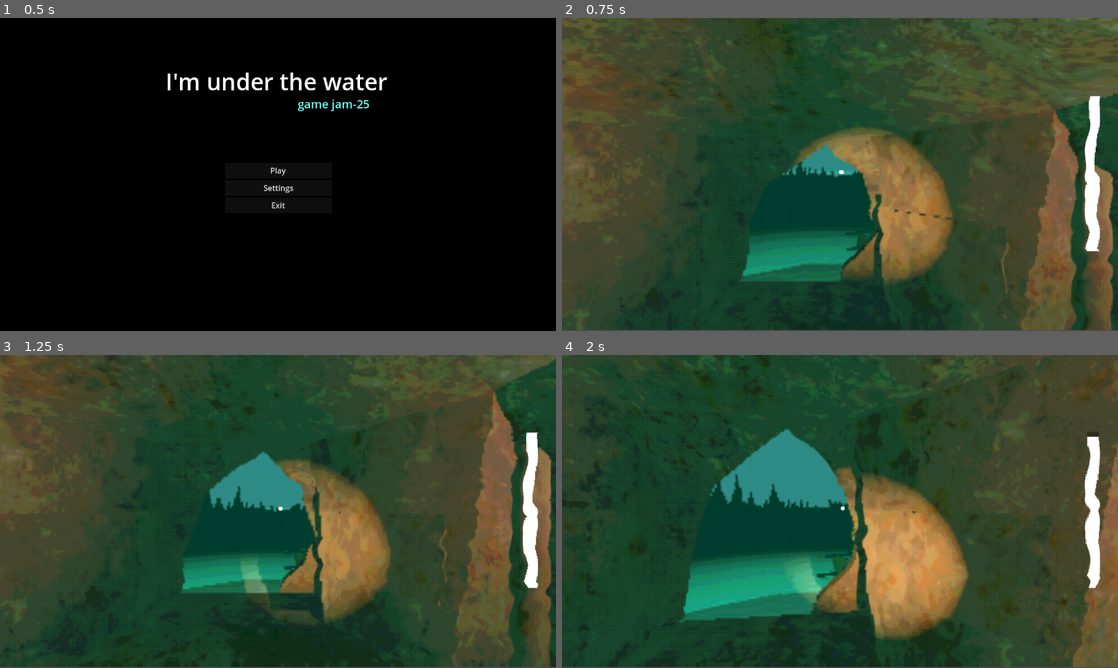
Above: before the commit, frames 1-4 (two rows, left to right).
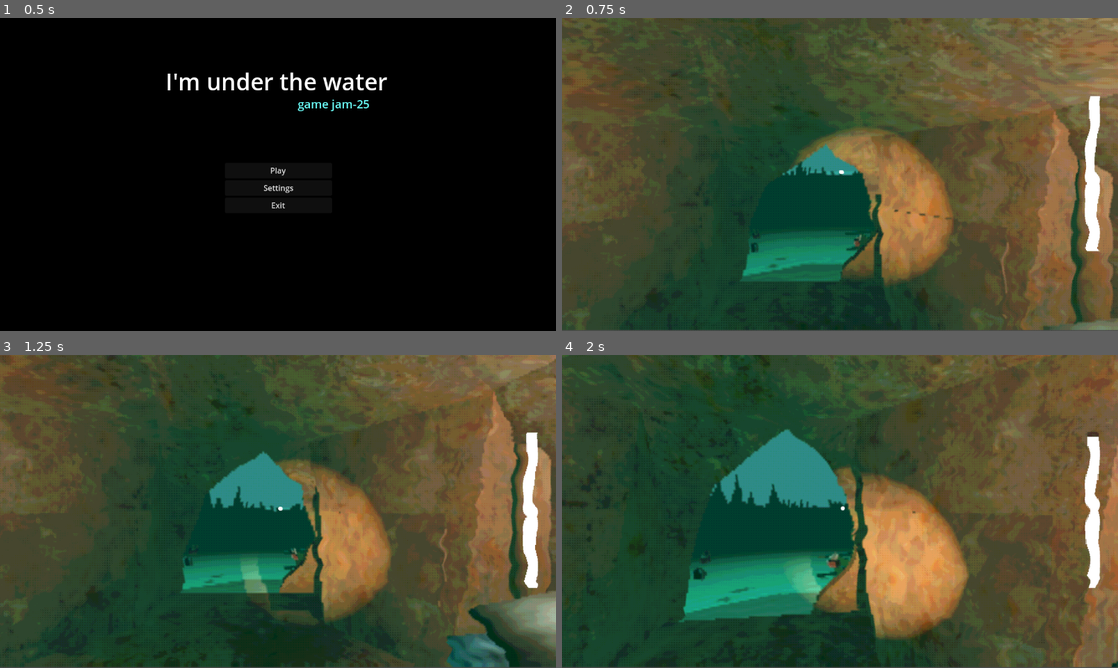
Above: after the commit, the same moments.

Repository: useronym/BubbleGameJam
Game: Godot game, scene res://scenes/mainMenu.tscn
Same seed, same stepped clock (60 frames per second), same inputs: the game is played once before the commit and once after it.
Inputs (mouse positions are in pixels of both pictures, inside the frame that each line leads up to):
- Up to frame 1 (0.5 s): no input
- Up to frame 2 (0.75 s): click "Play" at 0.5 s
- Up to frame 3 (1.25 s): no input
- Up to frame 4 (2 s): tap Enter at 1.25 s; move the mouse to (867, 511) at 1.27 s; hold W (up) from 1.28 s (still down); tap E (interact) at 1.35 s

Frame 1 is identical in both runs. In frame 2, 31% of the frame differs, in the area x 33-100%, y 0-100%; in frame 3, 26%; in frame 4, 28%.

Commit message:
environment fill

Diff:
--- a/main.tscn
+++ b/main.tscn
@@ -1,24 +1,18 @@
-[gd_scene load_steps=22 format=3 uid="uid://piq1qo6dhgdh"]
+[gd_scene load_steps=19 format=3 uid="uid://piq1qo6dhgdh"]
 
 [ext_resource type="PackedScene" uid="uid://brpt71jl5cg2q" path="res://scenes/player.tscn" id="1_8teri"]
 [ext_resource type="Shader" path="res://shaders/ps1.gdshader" id="1_k7buc"]
 [ext_resource type="Texture2D" uid="uid://bfveptx8iejlg" path="res://shaders/damien-ramirez-cg-2.jpg" id="2_l2tep"]
 [ext_resource type="PackedScene" uid="uid://b72hjo0h8mcm6" path="res://scenes/lights.tscn" id="3_r2uqw"]
-[ext_resource type="PackedScene" uid="uid://cn77ildhp66sp" path="res://environment/cornerroad.tscn" id="5_rk2qt"]
 [ext_resource type="PackedScene" uid="uid://dyy7qou5v3pbc" path="res://scenes/bubbles/bubble_area_on_ground.tscn" id="5_teoff"]
-[ext_resource type="PackedScene" uid="uid://dvvyaffq6qj2p" path="res://environment/emptyroad.tscn" id="5_uw7jg"]
-[ext_resource type="PackedScene" uid="uid://dgguda57ajbii" path="res://environment/endroad.tscn" id="6_1xvsr"]
-[ext_resource type="PackedScene" uid="uid://06y4ptj1rbp0" path="res://environment/crossroad.tscn" id="6_gbfun"]
-[ext_resource type="PackedScene" uid="uid://djru8fesjxq8n" path="res://environment/onewallroad.tscn" id="7_ssf3u"]
 [ext_resource type="PackedScene" uid="uid://mtsnhob3ue78" path="res://scenes/level.tscn" id="9_ndpwn"]
 [ext_resource type="PackedScene" uid="uid://df7xv0nfo6bja" path="res://scenes/bubbles/bubble_manager.tscn" id="10_alvmu"]
 [ext_resource type="PackedScene" uid="uid://b2clvwp6pfoxk" path="res://scenes/item/items_manager.tscn" id="13_2j1is"]
+[ext_resource type="AudioStream" uid="uid://6hooqjm4cwgd" path="res://environment/audio/bubble_env.wav" id="15_0f3oo"]
 [ext_resource type="PackedScene" uid="uid://8ctxyxkkmgeo" path="res://scenes/item/item_suit.tscn" id="15_3d437"]
 [ext_resource type="PackedScene" uid="uid://nw1hiirwbbl5" path="res://scenes/item/item_helmet.tscn" id="15_pxotq"]
+[ext_resource type="AudioStream" uid="uid://bm5n0nfltcnio" path="res://environment/audio/drum_env.wav" id="16_kvdhs"]
 [ext_resource type="PackedScene" uid="uid://c0k22utsto20l" path="res://scenes/item/item_tank.tscn" id="16_yh77s"]
-[ext_resource type="PackedScene" uid="uid://bk2mg2c1lcykf" path="res://scenes/item/item.tscn" id="13_o202s"]
-[ext_resource type="AudioStream" uid="uid://6hooqjm4cwgd" path="res://environment/audio/bubble_env.wav" id="15_0f3oo"]
-[ext_resource type="AudioStream" uid="uid://bm5n0nfltcnio" path="res://environment/audio/drum_env.wav" id="16_kvdhs"]
 
 [sub_resource type="ShaderMaterial" id="ShaderMaterial_xegm8"]
 shader = ExtResource("1_k7buc")
@@ -95,21 +89,6 @@
 [node name="lights" parent="SubViewport/Node3D" instance=ExtResource("3_r2uqw")]
 
 [node name="AllModules" type="Node3D" parent="SubViewport/Node3D"]
-
-[node name="cornerroad" parent="SubViewport/Node3D/AllModules" instance=ExtResource("5_rk2qt")]
-transform = Transform3D(-4.37114e-08, 0, 1, 0, 1, 0, -1, 0, -4.37114e-08, -13, 0, 1)
-
-[node name="crossroad" parent="SubViewport/Node3D/AllModules" instance=ExtResource("6_gbfun")]
-transform = Transform3D(1, 0, 0, 0, 1, 0, 0, 0, 1, -23, 0, 6)
-
-[node name="emptyroad" parent="SubViewport/Node3D/AllModules" instance=ExtResource("5_uw7jg")]
-transform = Transform3D(1, 0, 0, 0, 1, 0, 0, 0, 1, -18, 0, 6)
-
-[node name="endroad" parent="SubViewport/Node3D/AllModules" instance=ExtResource("6_1xvsr")]
-transform = Transform3D(1, 0, 0, 0, 1, 0, 0, 0, 1, -18, 0, 1)
-
-[node name="onewallroad" parent="SubViewport/Node3D/AllModules" instance=ExtResource("7_ssf3u")]
-transform = Transform3D(1, 0, 0, 0, 1, 0, 0, 0, 1, -13, 0, 6)
 
 [node name="level" parent="SubViewport/Node3D" instance=ExtResource("9_ndpwn")]
 
--- a/scenes/level.tscn
+++ b/scenes/level.tscn
@@ -9,13 +9,14 @@
 [ext_resource type="PackedScene" uid="uid://d0l8yp4r6apo3" path="res://environment/streightroad.tscn" id="7_88rua"]
 [ext_resource type="PackedScene" uid="uid://d0jvq1crggrcs" path="res://environment/troad.tscn" id="8_wigl6"]
 [ext_resource type="PackedScene" uid="uid://m56m8xnjatn8" path="res://environment/items/rack.tscn" id="9_a2k7y"]
+[ext_resource type="PackedScene" uid="uid://dikryi8cskl07" path="res://environment/items/pillow.tscn" id="10_6bcej"]
+[ext_resource type="PackedScene" uid="uid://crwt3qwq323mk" path="res://environment/items/cans_outside.tscn" id="11_c4urb"]
+[ext_resource type="PackedScene" uid="uid://8glmawo2wqdp" path="res://environment/items/cans.tscn" id="12_4qbtl"]
+[ext_resource type="PackedScene" uid="uid://cymj6e86kyvns" path="res://environment/items/bed.tscn" id="13_e726i"]
 
 [node name="level" type="Node3D"]
 
 [node name="room" parent="." instance=ExtResource("1_1u23y")]
-
-[node name="SubViewport_Node3D_AllModules#cornerroad2" parent="." instance=ExtResource("2_unixm")]
-transform = Transform3D(-4.37114e-08, 0, 1, 0, 1, 0, -1, 0, -4.37114e-08, -24, 0, -19)
 
 [node name="SubViewport_Node3D_AllModules#cornerroad4" parent="." instance=ExtResource("2_unixm")]
 transform = Transform3D(-1, 0, -8.74228e-08, 0, 1, 0, 8.74228e-08, 0, -1, -10, 0, -45)
@@ -26,9 +27,6 @@
 [node name="SubViewport_Node3D_AllModules#cornerroad5" parent="." instance=ExtResource("2_unixm")]
 transform = Transform3D(1, 0, 1.06581e-14, 0, 1, 0, -1.06581e-14, 0, 1, 15, 0, -35)
 
-[node name="SubViewport_Node3D_AllModules#crossroad3" parent="." instance=ExtResource("3_l7jf2")]
-transform = Transform3D(1, 0, 0, 0, 1, 0, 0, 0, 1, -24, 0, -13)
-
 [node name="SubViewport_Node3D_AllModules#crossroad4" parent="." instance=ExtResource("3_l7jf2")]
 transform = Transform3D(1, 0, 0, 0, 1, 0, 0, 0, 1, -5, 0, -40)
 
@@ -38,33 +36,150 @@
 [node name="SubViewport_Node3D_AllModules#crossroad6" parent="." instance=ExtResource("3_l7jf2")]
 transform = Transform3D(1, 0, 0, 0, 1, 0, 0, 0, 1, 0, 0, -40)
 
-[node name="SubViewport_Node3D_AllModules#emptyroad3" parent="." instance=ExtResource("4_82bw6")]
-transform = Transform3D(1, 0, 0, 0, 1, 0, 0, 0, 1, -38, 0, -12)
-
-[node name="SubViewport_Node3D_AllModules#endroad" parent="." instance=ExtResource("5_4ch8v")]
-transform = Transform3D(1, 0, 0, 0, 1, 0, 0, 0, 1, -18, 0, -13)
-
 [node name="SubViewport_Node3D_AllModules#endroad2" parent="." instance=ExtResource("5_4ch8v")]
 transform = Transform3D(-4.37114e-08, 0, 1, 0, 1, 0, -1, 0, -4.37114e-08, -15, 0, -40)
 
 [node name="SubViewport_Node3D_AllModules#endroad4" parent="." instance=ExtResource("5_4ch8v")]
-transform = Transform3D(1, 0, 0, 0, 1, 0, 0, 0, 1, -10, 0, -49)
+transform = Transform3D(1, 0, 0, 0, 1, 0, 0, 0, 1, -10, 0, -50)
 
 [node name="SubViewport_Node3D_AllModules#endroad3" parent="." instance=ExtResource("5_4ch8v")]
 transform = Transform3D(1, 0, 0, 0, 1, 0, 0, 0, 1, -5, 0, -50)
 
 [node name="SubViewport_Node3D_AllModules#onewallroad13" parent="." instance=ExtResource("6_366rb")]
-transform = Transform3D(-1, 0, -8.74226e-08, 0, 1, 0, 8.74226e-08, 0, -1, -39, 0, -18)
-
-[node name="SubViewport_Node3D_AllModules#streightroad4" parent="." instance=ExtResource("7_88rua")]
-transform = Transform3D(1, 0, 0, 0, 1, 0, 0, 0, 1, -18, 0, -19)
+transform = Transform3D(-1, 0, -8.74226e-08, 0, 1, 0, 8.74226e-08, 0, -1, -20, 0, -30)
+
+[node name="SubViewport_Node3D_AllModules#onewallroad14" parent="." instance=ExtResource("6_366rb")]
+transform = Transform3D(-1, 0, -8.74226e-08, 0, 1, 0, 8.74226e-08, 0, -1, -20, 0, -25)
+
+[node name="SubViewport_Node3D_AllModules#onewallroad19" parent="." instance=ExtResource("6_366rb")]
+transform = Transform3D(-1, 0, -8.74226e-08, 0, 1, 0, 8.74226e-08, 0, -1, -20, 0, -40)
+
+[node name="SubViewport_Node3D_AllModules#onewallroad20" parent="." instance=ExtResource("6_366rb")]
+transform = Transform3D(-1, 0, -8.74226e-08, 0, 1, 0, 8.74226e-08, 0, -1, -20, 0, -35)
+
+[node name="SubViewport_Node3D_AllModules#onewallroad21" parent="." instance=ExtResource("6_366rb")]
+transform = Transform3D(-1, 0, -8.74226e-08, 0, 1, 0, 8.74226e-08, 0, -1, -20, 0, -50)
+
+[node name="SubViewport_Node3D_AllModules#onewallroad22" parent="." instance=ExtResource("6_366rb")]
+transform = Transform3D(-1, 0, -8.74226e-08, 0, 1, 0, 8.74226e-08, 0, -1, -20, 0, -45)
+
+[node name="SubViewport_Node3D_AllModules#onewallroad15" parent="." instance=ExtResource("6_366rb")]
+transform = Transform3D(-1, 0, -8.74226e-08, 0, 1, 0, 8.74226e-08, 0, -1, -20, 0, -20)
+
+[node name="SubViewport_Node3D_AllModules#onewallroad16" parent="." instance=ExtResource("6_366rb")]
+transform = Transform3D(-1, 0, -8.74226e-08, 0, 1, 0, 8.74226e-08, 0, -1, -20, 0, -15)
+
+[node name="SubViewport_Node3D_AllModules#onewallroad17" parent="." instance=ExtResource("6_366rb")]
+transform = Transform3D(-1, 0, -8.74226e-08, 0, 1, 0, 8.74226e-08, 0, -1, -20, 0, -10)
+
+[node name="SubViewport_Node3D_AllModules#onewallroad18" parent="." instance=ExtResource("6_366rb")]
+transform = Transform3D(-1, 0, -8.74226e-08, 0, 1, 0, 8.74226e-08, 0, -1, -20, 0, -5)
+
+[node name="SubViewport_Node3D_AllModules#onewallroad23" parent="." instance=ExtResource("6_366rb")]
+transform = Transform3D(-1, 0, -8.74226e-08, 0, 1, 0, 8.74226e-08, 0, -1, -20, 0, 0)
+
+[node name="SubViewport_Node3D_AllModules#onewallroad24" parent="." instance=ExtResource("6_366rb")]
+transform = Transform3D(-1, 0, -8.74226e-08, 0, 1, 0, 8.74226e-08, 0, -1, -20, 0, 5)
+
+[node name="SubViewport_Node3D_AllModules#onewallroad25" parent="." instance=ExtResource("6_366rb")]
+transform = Transform3D(-1, 0, -8.74226e-08, 0, 1, 0, 8.74226e-08, 0, -1, -20, 0, 10)
+
+[node name="SubViewport_Node3D_AllModules#onewallroad27" parent="." instance=ExtResource("6_366rb")]
+transform = Transform3D(1, 0, 1.74845e-07, 0, 1, 0, -1.74845e-07, 0, 1, 20, 0, -5)
+
+[node name="SubViewport_Node3D_AllModules#onewallroad28" parent="." instance=ExtResource("6_366rb")]
+transform = Transform3D(1, 0, 1.74845e-07, 0, 1, 0, -1.74845e-07, 0, 1, 20, 0, -10)
+
+[node name="SubViewport_Node3D_AllModules#onewallroad29" parent="." instance=ExtResource("6_366rb")]
+transform = Transform3D(1, 0, 1.74845e-07, 0, 1, 0, -1.74845e-07, 0, 1, 20, 0, 5)
+
+[node name="SubViewport_Node3D_AllModules#onewallroad30" parent="." instance=ExtResource("6_366rb")]
+transform = Transform3D(1, 0, 1.74845e-07, 0, 1, 0, -1.74845e-07, 0, 1, 20, 0, 0)
+
+[node name="SubViewport_Node3D_AllModules#onewallroad32" parent="." instance=ExtResource("6_366rb")]
+transform = Transform3D(1, 0, 1.74845e-07, 0, 1, 0, -1.74845e-07, 0, 1, 20, 0, 10)
+
+[node name="SubViewport_Node3D_AllModules#onewallroad33" parent="." instance=ExtResource("6_366rb")]
+transform = Transform3D(1, 0, 1.74845e-07, 0, 1, 0, -1.74845e-07, 0, 1, 20, 0, -15)
+
+[node name="SubViewport_Node3D_AllModules#onewallroad34" parent="." instance=ExtResource("6_366rb")]
+transform = Transform3D(1, 0, 1.74845e-07, 0, 1, 0, -1.74845e-07, 0, 1, 20, 0, -20)
+
+[node name="SubViewport_Node3D_AllModules#onewallroad35" parent="." instance=ExtResource("6_366rb")]
+transform = Transform3D(1, 0, 1.74845e-07, 0, 1, 0, -1.74845e-07, 0, 1, 20, 0, -25)
+
+[node name="SubViewport_Node3D_AllModules#onewallroad36" parent="." instance=ExtResource("6_366rb")]
+transform = Transform3D(1, 0, 1.74845e-07, 0, 1, 0, -1.74845e-07, 0, 1, 20, 0, -30)
+
+[node name="SubViewport_Node3D_AllModules#onewallroad37" parent="." instance=ExtResource("6_366rb")]
+transform = Transform3D(1, 0, 1.74845e-07, 0, 1, 0, -1.74845e-07, 0, 1, 20, 0, -35)
+
+[node name="SubViewport_Node3D_AllModules#onewallroad38" parent="." instance=ExtResource("6_366rb")]
+transform = Transform3D(1, 0, 1.74845e-07, 0, 1, 0, -1.74845e-07, 0, 1, 20, 0, -40)
+
+[node name="SubViewport_Node3D_AllModules#onewallroad39" parent="." instance=ExtResource("6_366rb")]
+transform = Transform3D(1, 0, 1.74845e-07, 0, 1, 0, -1.74845e-07, 0, 1, 20, 0, -45)
+
+[node name="SubViewport_Node3D_AllModules#onewallroad40" parent="." instance=ExtResource("6_366rb")]
+transform = Transform3D(1, 0, 1.74845e-07, 0, 1, 0, -1.74845e-07, 0, 1, 20, 0, -50)
+
+[node name="SubViewport_Node3D_AllModules#onewallroad41" parent="." instance=ExtResource("6_366rb")]
+transform = Transform3D(-2.18557e-07, 0, 1, 0, 1, 0, -1, 0, -2.18557e-07, 15, 0, -55)
+
+[node name="SubViewport_Node3D_AllModules#onewallroad49" parent="." instance=ExtResource("6_366rb")]
+transform = Transform3D(-2.18557e-07, 0, 1, 0, 1, 0, -1, 0, -2.18557e-07, 20, 0, -55)
+
+[node name="SubViewport_Node3D_AllModules#onewallroad42" parent="." instance=ExtResource("6_366rb")]
+transform = Transform3D(-2.18557e-07, 0, 1, 0, 1, 0, -1, 0, -2.18557e-07, 10, 0, -55)
+
+[node name="SubViewport_Node3D_AllModules#onewallroad43" parent="." instance=ExtResource("6_366rb")]
+transform = Transform3D(-2.18557e-07, 0, 1, 0, 1, 0, -1, 0, -2.18557e-07, 5, 0, -55)
+
+[node name="SubViewport_Node3D_AllModules#onewallroad44" parent="." instance=ExtResource("6_366rb")]
+transform = Transform3D(-2.18557e-07, 0, 1, 0, 1, 0, -1, 0, -2.18557e-07, -1.90735e-06, 0, -55)
+
+[node name="SubViewport_Node3D_AllModules#onewallroad45" parent="." instance=ExtResource("6_366rb")]
+transform = Transform3D(-2.18557e-07, 0, 1, 0, 1, 0, -1, 0, -2.18557e-07, -5, 0, -55)
+
+[node name="SubViewport_Node3D_AllModules#onewallroad46" parent="." instance=ExtResource("6_366rb")]
+transform = Transform3D(-2.18557e-07, 0, 1, 0, 1, 0, -1, 0, -2.18557e-07, -10, 0, -55)
+
+[node name="SubViewport_Node3D_AllModules#onewallroad47" parent="." instance=ExtResource("6_366rb")]
+transform = Transform3D(-2.18557e-07, 0, 1, 0, 1, 0, -1, 0, -2.18557e-07, -15, 0, -55)
+
+[node name="SubViewport_Node3D_AllModules#onewallroad48" parent="." instance=ExtResource("6_366rb")]
+transform = Transform3D(-2.18557e-07, 0, 1, 0, 1, 0, -1, 0, -2.18557e-07, -20, 0, -55)
+
+[node name="SubViewport_Node3D_AllModules#onewallroad50" parent="." instance=ExtResource("6_366rb")]
+transform = Transform3D(1.31134e-07, 0, -1, 0, 1, 0, 1, 0, 1.31134e-07, -15, 0, 15)
+
+[node name="SubViewport_Node3D_AllModules#onewallroad51" parent="." instance=ExtResource("6_366rb")]
+transform = Transform3D(1.31134e-07, 0, -1, 0, 1, 0, 1, 0, 1.31134e-07, -20, 0, 15)
+
+[node name="SubViewport_Node3D_AllModules#onewallroad52" parent="." instance=ExtResource("6_366rb")]
+transform = Transform3D(1.31134e-07, 0, -1, 0, 1, 0, 1, 0, 1.31134e-07, -10, 0, 15)
+
+[node name="SubViewport_Node3D_AllModules#onewallroad53" parent="." instance=ExtResource("6_366rb")]
+transform = Transform3D(1.31134e-07, 0, -1, 0, 1, 0, 1, 0, 1.31134e-07, -5, 0, 15)
+
+[node name="SubViewport_Node3D_AllModules#onewallroad54" parent="." instance=ExtResource("6_366rb")]
+transform = Transform3D(1.31134e-07, 0, -1, 0, 1, 0, 1, 0, 1.31134e-07, -6.35783e-07, 0, 15)
+
+[node name="SubViewport_Node3D_AllModules#onewallroad55" parent="." instance=ExtResource("6_366rb")]
+transform = Transform3D(1.31134e-07, 0, -1, 0, 1, 0, 1, 0, 1.31134e-07, 5, 0, 15)
+
+[node name="SubViewport_Node3D_AllModules#onewallroad56" parent="." instance=ExtResource("6_366rb")]
+transform = Transform3D(1.31134e-07, 0, -1, 0, 1, 0, 1, 0, 1.31134e-07, 10, 0, 15)
+
+[node name="SubViewport_Node3D_AllModules#onewallroad57" parent="." instance=ExtResource("6_366rb")]
+transform = Transform3D(1.31134e-07, 0, -1, 0, 1, 0, 1, 0, 1.31134e-07, 15, 0, 15)
+
+[node name="SubViewport_Node3D_AllModules#onewallroad58" parent="." instance=ExtResource("6_366rb")]
+transform = Transform3D(1.31134e-07, 0, -1, 0, 1, 0, 1, 0, 1.31134e-07, 20, 0, 15)
 
 [node name="SubViewport_Node3D_AllModules#streightroad5" parent="." instance=ExtResource("7_88rua")]
 transform = Transform3D(1, 0, 0, 0, 1, 0, 0, 0, 1, -5, 0, -20)
 
-[node name="SubViewport_Node3D_AllModules#troad" parent="." instance=ExtResource("8_wigl6")]
-transform = Transform3D(1, 0, 0, 0, 1, 0, 0, 0, 1, -30, 0, -13)
-
 [node name="SubViewport_Node3D_level#cornerroad6" parent="." instance=ExtResource("2_unixm")]
 transform = Transform3D(-1, 0, -8.74228e-08, 0, 1, 0, 8.74228e-08, 0, -1, 0, 0, -30)
 
@@ -92,6 +207,117 @@
 [node name="SubViewport_Node3D_level#emptyroad" parent="." instance=ExtResource("4_82bw6")]
 transform = Transform3D(1, 0, 0, 0, 1, 0, 0, 0, 1, 0, 0, -5)
 
+[node name="SubViewport_Node3D_level#emptyroad3" parent="." instance=ExtResource("4_82bw6")]
+transform = Transform3D(1, 0, 0, 0, 1, 0, 0, 0, 1, -10, 0, -5)
+
+[node name="SubViewport_Node3D_level#emptyroad4" parent="." instance=ExtResource("4_82bw6")]
+transform = Transform3D(1, 0, 0, 0, 1, 0, 0, 0, 1, -10, 0, -10)
+
+[node name="SubViewport_Node3D_level#emptyroad5" parent="." instance=ExtResource("4_82bw6")]
+transform = Transform3D(1, 0, 0, 0, 1, 0, 0, 0, 1, -10, 0, -15)
+
+[node name="SubViewport_Node3D_level#emptyroad6" parent="." instance=ExtResource("4_82bw6")]
+transform = Transform3D(1, 0, 0, 0, 1, 0, 0, 0, 1, -10, 0, -20)
+
+[node name="SubViewport_Node3D_level#emptyroad8" parent="." instance=ExtResource("4_82bw6")]
+transform = Transform3D(1, 0, 0, 0, 1, 0, 0, 0, 1, -15, 0, -20)
+
+[node name="SubViewport_Node3D_level#emptyroad9" parent="." instance=ExtResource("4_82bw6")]
+transform = Transform3D(1, 0, 0, 0, 1, 0, 0, 0, 1, -15, 0, -25)
+
+[node name="SubViewport_Node3D_level#emptyroad10" parent="." instance=ExtResource("4_82bw6")]
+transform = Transform3D(1, 0, 0, 0, 1, 0, 0, 0, 1, -15, 0, -15)
+
+[node name="SubViewport_Node3D_level#emptyroad11" parent="." instance=ExtResource("4_82bw6")]
+transform = Transform3D(1, 0, 0, 0, 1, 0, 0, 0, 1, -15, 0, -10)
+
+[node name="SubViewport_Node3D_level#emptyroad12" parent="." instance=ExtResource("4_82bw6")]
+transform = Transform3D(1, 0, 0, 0, 1, 0, 0, 0, 1, -15, 0, -5)
+
+[node name="SubViewport_Node3D_level#emptyroad13" parent="." instance=ExtResource("4_82bw6")]
+transform = Transform3D(1, 0, 0, 0, 1, 0, 0, 0, 1, -10, 0, 0)
+
+[node name="SubViewport_Node3D_level#emptyroad14" parent="." instance=ExtResource("4_82bw6")]
+transform = Transform3D(1, 0, 0, 0, 1, 0, 0, 0, 1, -15, 0, 0)
+
+[node name="SubViewport_Node3D_level#emptyroad15" parent="." instance=ExtResource("4_82bw6")]
+transform = Transform3D(1, 0, 0, 0, 1, 0, 0, 0, 1, -10, 0, 5)
+
+[node name="SubViewport_Node3D_level#emptyroad16" parent="." instance=ExtResource("4_82bw6")]
+transform = Transform3D(1, 0, 0, 0, 1, 0, 0, 0, 1, -15, 0, 5)
+
+[node name="SubViewport_Node3D_level#emptyroad17" parent="." instance=ExtResource("4_82bw6")]
+transform = Transform3D(1, 0, 0, 0, 1, 0, 0, 0, 1, -10, 0, 10)
+
+[node name="SubViewport_Node3D_level#emptyroad18" parent="." instance=ExtResource("4_82bw6")]
+transform = Transform3D(1, 0, 0, 0, 1, 0, 0, 0, 1, -15, 0, 10)
+
+[node name="SubViewport_Node3D_level#emptyroad19" parent="." instance=ExtResource("4_82bw6")]
+transform = Transform3D(1, 0, 0, 0, 1, 0, 0, 0, 1, 15, 0, -5)
+
+[node name="SubViewport_Node3D_level#emptyroad20" parent="." instance=ExtResource("4_82bw6")]
+transform = Transform3D(1, 0, 0, 0, 1, 0, 0, 0, 1, 10, 0, -5)
+
+[node name="SubViewport_Node3D_level#emptyroad27" parent="." instance=ExtResource("4_82bw6")]
+transform = Transform3D(1, 0, 0, 0, 1, 0, 0, 0, 1, 15, 0, -10)
+
+[node name="SubViewport_Node3D_level#emptyroad29" parent="." instance=ExtResource("4_82bw6")]
+transform = Transform3D(1, 0, 0, 0, 1, 0, 0, 0, 1, 15, 0, -15)
+
+[node name="SubViewport_Node3D_level#emptyroad28" parent="." instance=ExtResource("4_82bw6")]
+transform = Transform3D(1, 0, 0, 0, 1, 0, 0, 0, 1, 10, 0, -10)
+
+[node name="SubViewport_Node3D_level#emptyroad30" parent="." instance=ExtResource("4_82bw6")]
+transform = Transform3D(1, 0, 0, 0, 1, 0, 0, 0, 1, 15, 0, -20)
+
+[node name="SubViewport_Node3D_level#emptyroad31" parent="." instance=ExtResource("4_82bw6")]
+transform = Transform3D(1, 0, 0, 0, 1, 0, 0, 0, 1, 10, 0, -20)
+
+[node name="SubViewport_Node3D_level#emptyroad32" parent="." instance=ExtResource("4_82bw6")]
+transform = Transform3D(1, 0, 0, 0, 1, 0, 0, 0, 1, 15, 0, -50)
+
+[node name="SubViewport_Node3D_level#emptyroad33" parent="." instance=ExtResource("4_82bw6")]
+transform = Transform3D(1, 0, 0, 0, 1, 0, 0, 0, 1, 10, 0, -50)
+
+[node name="SubViewport_Node3D_level#emptyroad34" parent="." instance=ExtResource("4_82bw6")]
+transform = Transform3D(1, 0, 0, 0, 1, 0, 0, 0, 1, 15, 0, -45)
+
+[node name="SubViewport_Node3D_level#emptyroad36" parent="." instance=ExtResource("4_82bw6")]
+transform = Transform3D(1, 0, 0, 0, 1, 0, 0, 0, 1, 15, 0, -40)
+
+[node name="SubViewport_Node3D_level#emptyroad35" parent="." instance=ExtResource("4_82bw6")]
+transform = Transform3D(1, 0, 0, 0, 1, 0, 0, 0, 1, 10, 0, -45)
+
+[node name="SubViewport_Node3D_level#emptyroad37" parent="." instance=ExtResource("4_82bw6")]
+transform = Transform3D(1, 0, 0, 0, 1, 0, 0, 0, 1, 0, 0, -50)
+
+[node name="SubViewport_Node3D_level#emptyroad38" parent="." instance=ExtResource("4_82bw6")]
+transform = Transform3D(1, 0, 0, 0, 1, 0, 0, 0, 1, -15, 0, -50)
+
+[node name="SubViewport_Node3D_level#emptyroad39" parent="." instance=ExtResource("4_82bw6")]
+transform = Transform3D(1, 0, 0, 0, 1, 0, 0, 0, 1, -15, 0, -45)
+
+[node name="SubViewport_Node3D_level#emptyroad21" parent="." instance=ExtResource("4_82bw6")]
+transform = Transform3D(1, 0, 0, 0, 1, 0, 0, 0, 1, 15, 0, 0)
+
+[node name="SubViewport_Node3D_level#emptyroad22" parent="." instance=ExtResource("4_82bw6")]
+transform = Transform3D(1, 0, 0, 0, 1, 0, 0, 0, 1, 10, 0, 0)
+
+[node name="SubViewport_Node3D_level#emptyroad23" parent="." instance=ExtResource("4_82bw6")]
+transform = Transform3D(1, 0, 0, 0, 1, 0, 0, 0, 1, 15, 0, 5)
+
+[node name="SubViewport_Node3D_level#emptyroad24" parent="." instance=ExtResource("4_82bw6")]
+transform = Transform3D(1, 0, 0, 0, 1, 0, 0, 0, 1, 10, 0, 5)
+
+[node name="SubViewport_Node3D_level#emptyroad25" parent="." instance=ExtResource("4_82bw6")]
+transform = Transform3D(1, 0, 0, 0, 1, 0, 0, 0, 1, 15, 0, 10)
+
+[node name="SubViewport_Node3D_level#emptyroad26" parent="." instance=ExtResource("4_82bw6")]
+transform = Transform3D(1, 0, 0, 0, 1, 0, 0, 0, 1, 10, 0, 10)
+
+[node name="SubViewport_Node3D_level#emptyroad7" parent="." instance=ExtResource("4_82bw6")]
+transform = Transform3D(1, 0, 0, 0, 1, 0, 0, 0, 1, -10, 0, -30)
+
 [node name="SubViewport_Node3D_level#emptyroad2" parent="." instance=ExtResource("4_82bw6")]
 transform = Transform3D(1, 0, 0, 0, 1, 0, 0, 0, 1, 0, 0, 5)
 
@@ -207,3 +433,15 @@
 
 [node name="rack4" parent="." instance=ExtResource("9_a2k7y")]
 transform = Transform3D(-4.27639e-08, -0.978325, 0.207075, 1, -4.37114e-08, 4.23517e-22, 9.05154e-09, 0.207075, 0.978325, -3.61341, 0.271771, 4.70882)
+
+[node name="pillow" parent="." instance=ExtResource("10_6bcej")]
+transform = Transform3D(0.975373, -0.220561, 0, 0.217548, 0.962047, -0.164738, 0.0363348, 0.160681, 0.986337, 2.02182, 0.744445, -0.907172)
+
+[node name="cansOutside" parent="." instance=ExtResource("11_c4urb")]
+transform = Transform3D(0.981266, 0, -0.192659, 0, 1, 0, 0.192659, 0, 0.981266, -0.907834, 0.316321, -3.4068)
+
+[node name="cans" parent="." instance=ExtResource("12_4qbtl")]
+transform = Transform3D(1, 0, 0, 0, 1, 0, 0, 0, 1, 0.298723, 0.803835, 2.18691)
+
+[node name="bed" parent="." instance=ExtResource("13_e726i")]
+transform = Transform3D(0.99857, -0.0534683, -0.000243566, 0.0534688, 0.998559, 0.00454878, 0, -0.00455529, 0.99999, 1.73145, 0.456457, -0.269653)
--- a/scenes/lights.tscn
+++ b/scenes/lights.tscn
@@ -5,13 +5,13 @@
 [node name="lights" type="Node3D"]
 
 [node name="light3" parent="." instance=ExtResource("1_of4rr")]
-transform = Transform3D(-3.57423e-08, -0.575662, 0.817688, -2.5163e-08, 0.817688, 0.575662, -1, 0, -4.37114e-08, 2.78553, 1.9469, 0.0724636)
+transform = Transform3D(-3.57423e-08, -0.575662, 0.817688, -2.5163e-08, 0.817688, 0.575662, -1, 0, -4.37114e-08, 2.30113, 1.9469, -0.342764)
 
 [node name="light4" parent="." instance=ExtResource("1_of4rr")]
-transform = Transform3D(0.965926, 0.148992, -0.211633, -2.5163e-08, 0.817688, 0.575662, 0.258819, -0.556047, 0.789826, -0.188282, 1.82791, 2.87943)
+transform = Transform3D(0.965926, 0.148992, -0.211633, -2.5163e-08, 0.817688, 0.575662, 0.258819, -0.556047, 0.789826, -0.188282, 1.82791, 2.39073)
 
 [node name="light5" parent="." instance=ExtResource("1_of4rr")]
-transform = Transform3D(0.00949445, 0.575636, -0.817651, -3.13263e-08, 0.817688, 0.575662, 0.999955, -0.00546551, 0.00776353, -2.59506, 2.17811, -0.0100856)
+transform = Transform3D(0.00949445, 0.575636, -0.817651, -3.13263e-08, 0.817688, 0.575662, 0.999955, -0.00546551, 0.00776353, -2.59506, 2.17811, -0.183253)
 
 [node name="DirectionalLight3D" type="DirectionalLight3D" parent="."]
 transform = Transform3D(0.389721, 0.662781, -0.639405, 0.0287191, 0.685217, 0.727773, 0.920485, -0.301991, 0.248009, 0, 0, 0)
Not shown: 1 places in scenes/level.tscn that only renumber resources
